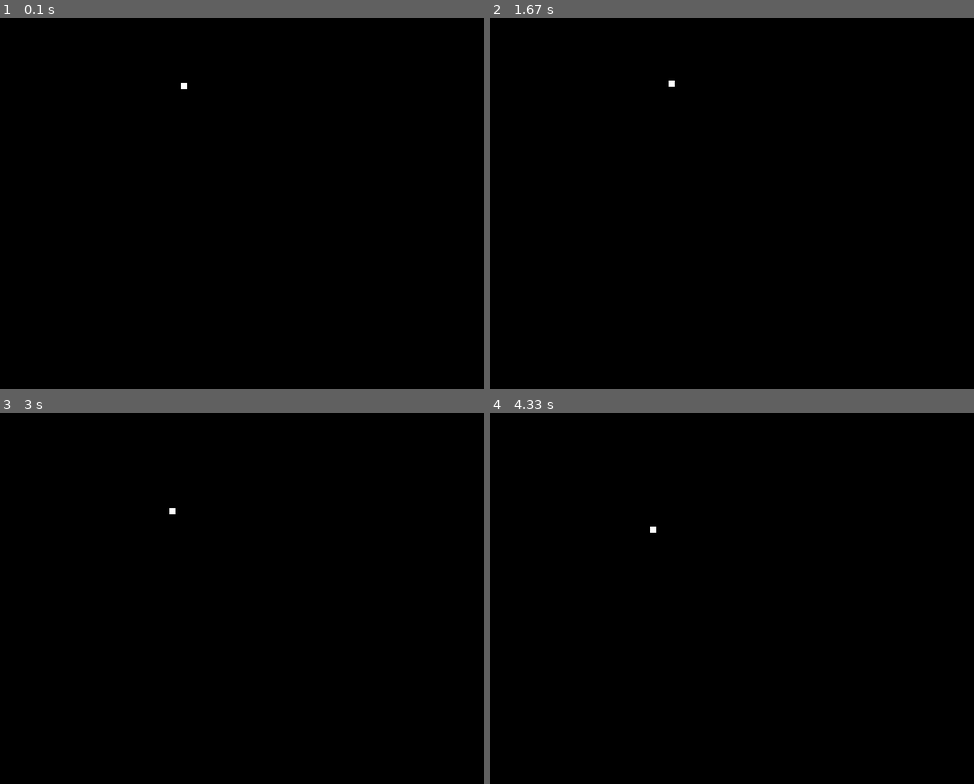
Above: before the commit, frames 1-4 (two rows, left to right).
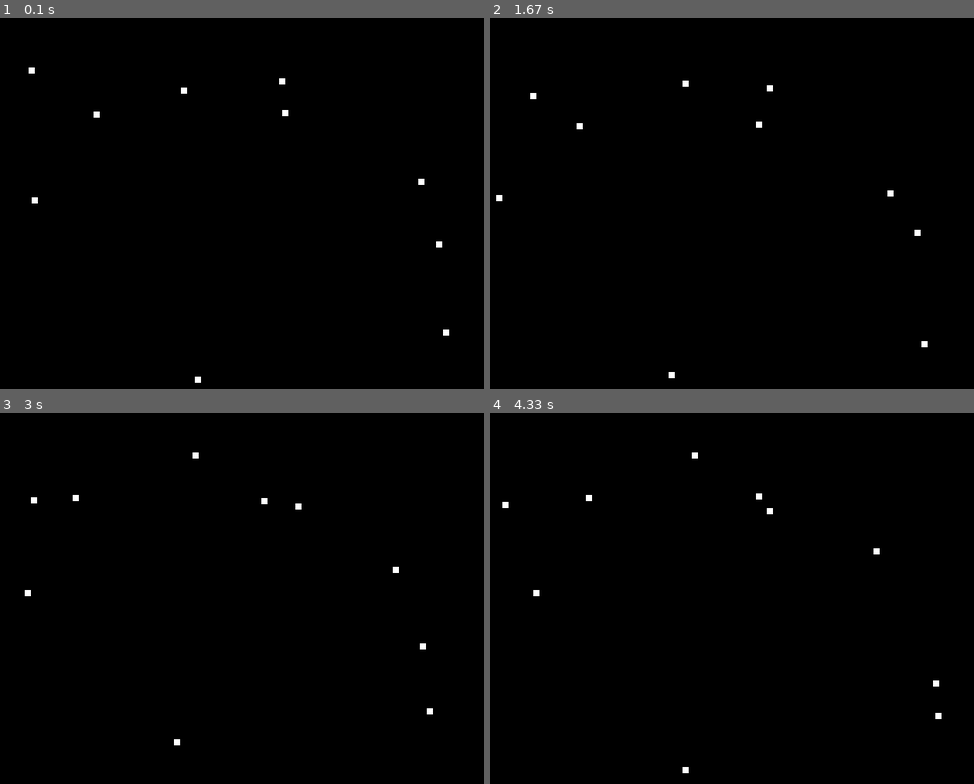
Above: after the commit, the same moments.

Repository: box16/Pygames
Game: pygame game, started from sample_game.py
The game is run twice, just before and just after one commit, with the same random seed, the same clock (stepped at 60 frames per second) and the same inputs.
Inputs:
- Up to frame 1 (0.1 s): no input
- Up to frame 2 (1.67 s): no input
- Up to frame 3 (3 s): no input
- Up to frame 4 (4.33 s): no input

The runs differ from the first frame. In frame 1, 0.2% of the frame differs, in the area x 5-93%, y 13-99%; in frame 2, 0.2%, in the area x 1-91%, y 16-98%; in frame 3, 0.2%; in frame 4, 0.2%.

Commit message:
複数動かす

Diff:
--- a/sample_game.py
+++ b/sample_game.py
@@ -35,10 +35,13 @@
     screen = pygame.display.set_mode((DISPLAY_WIDTH, DISPLAY_HEIGHT))
     clock = pygame.time.Clock()
 
-    fisrt_x, first_y = get_random_pos()
-    rect = pygame.Rect((fisrt_x, first_y), PARTICLE_SIZE)
-    image = pygame.Surface(PARTICLE_SIZE)
-    image.fill(WHITE)
+    particles = []
+    for i in range(10):
+        fisrt_x, first_y = get_random_pos()
+        image = pygame.Surface(PARTICLE_SIZE)
+        image.fill(WHITE)
+        rect = pygame.Rect((fisrt_x, first_y), PARTICLE_SIZE)
+        particles.append((image, rect))
 
     running = True
     while running:
@@ -48,10 +51,11 @@
 
         clock.tick(FPS)
 
-        x_movement, y_movement = get_movement(
-            rect.left, rect.top, rect.width, rect.height)
-        rect.move_ip(x_movement, y_movement)
+        for particle in particles:
+            x_movement, y_movement = get_movement(
+                particle[1].left, particle[1].top, particle[1].width, particle[1].height)
+            particle[1].move_ip(x_movement, y_movement)
 
         screen.fill(BLACK)
-        screen.blit(image, rect)
+        screen.blits(particles)
         pygame.display.update()
